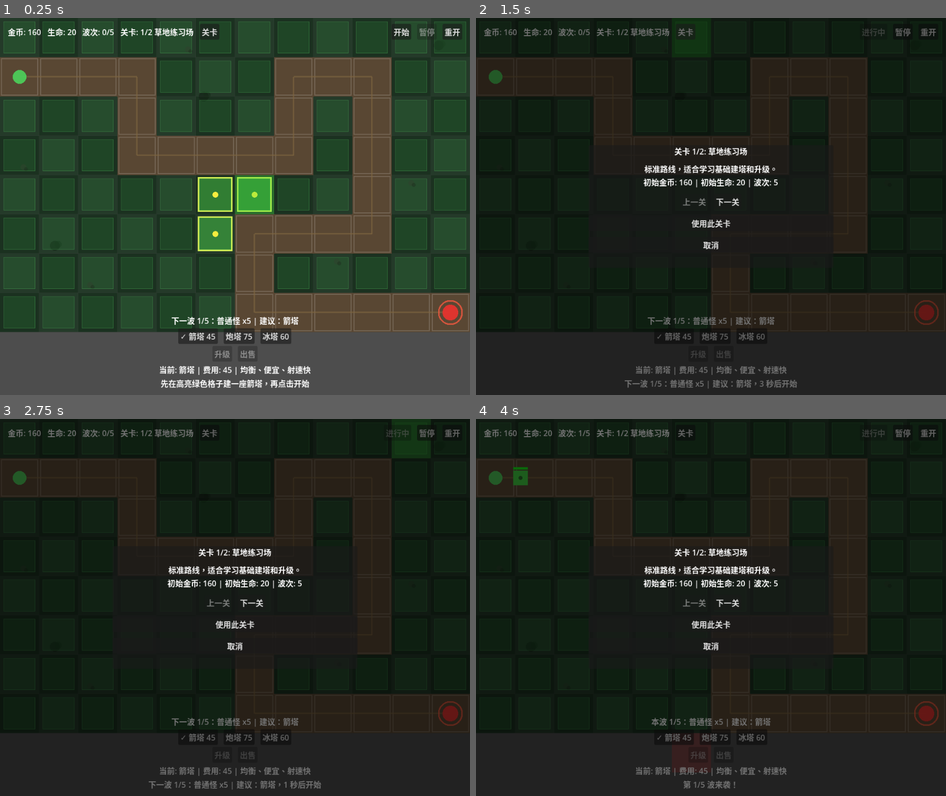
Above: before the commit, frames 1-4 (two rows, left to right).
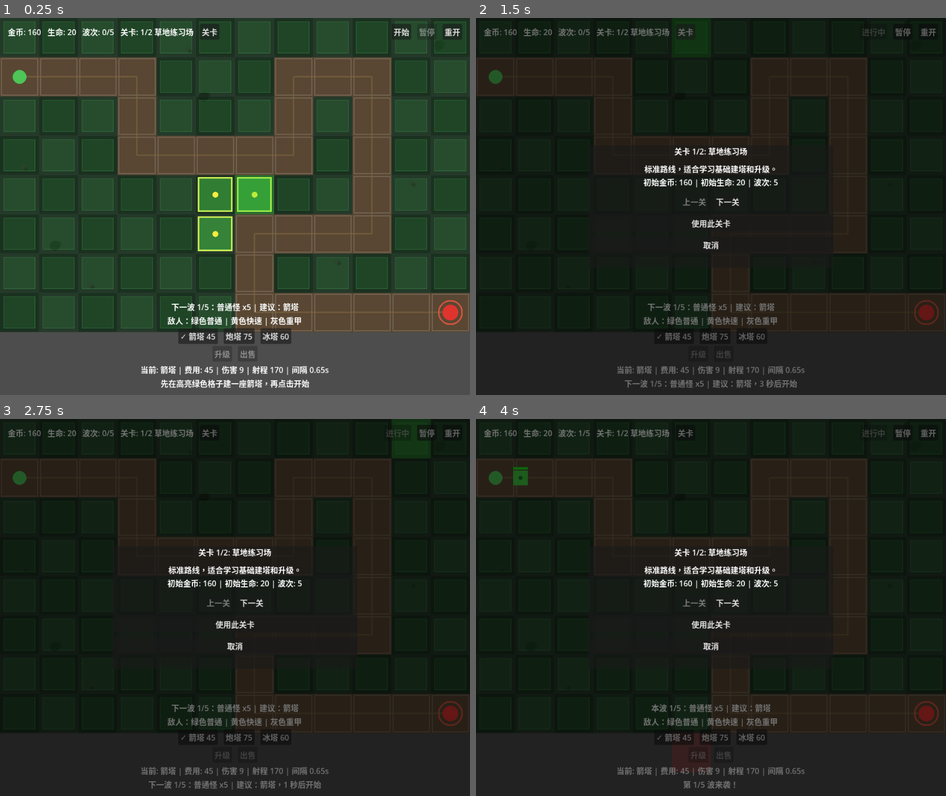
Above: after the commit, the same moments.

Repository: liang04/TowerDefense
Game: Godot game, scene res://scenes/main.tscn
The game is run twice, just before and just after one commit, with the same random seed, the same clock (stepped at 60 frames per second) and the same inputs.
Inputs:
- Up to frame 1 (0.25 s): no input
- Up to frame 2 (1.5 s): click "开始" at 0.5 s; click "关卡" at 1.25 s
- Up to frame 3 (2.75 s): click "暂停" at 2 s
- Up to frame 4 (4 s): click "重开" at 2.75 s; click "✓ 箭塔 45" at 3.5 s

The runs differ from the first frame. In frame 1, 1.3% of the frame differs, in the area x 30-70%, y 75-95%; in frame 2, 1.0%; in frame 3, 1.0%; in frame 4, 1.0%.

Commit message:
Show enemy legend and tower stats

Diff:
--- a/scenes/main.tscn
+++ b/scenes/main.tscn
@@ -99,6 +99,11 @@
 layout_mode = 2
 horizontal_alignment = 1
 text = "下一波 1/5：普通怪 x5 | 建议：箭塔"
+
+[node name="EnemyLegendLabel" type="Label" parent="HUD/MarginContainer/VBoxContainer"]
+layout_mode = 2
+horizontal_alignment = 1
+text = "敌人：绿色普通 | 黄色快速 | 灰色重甲"
 
 [node name="TowerBar" type="HBoxContainer" parent="HUD/MarginContainer/VBoxContainer"]
 layout_mode = 2
--- a/scripts/game_manager.gd
+++ b/scripts/game_manager.gd
@@ -185,6 +185,27 @@
 func get_tower_cost(tower_type: String) -> int:
 	return int(get_tower_config(tower_type)["cost"])
 
+func get_tower_stats_text(tower_type: String, tower_level: int = 1) -> String:
+	var config := get_tower_config(tower_type)
+	var level_scale := 1.0 + float(tower_level - 1) * 0.45
+	var range_bonus := float(tower_level - 1) * 14.0
+	var cooldown_scale := 1.0 - float(tower_level - 1) * 0.12
+	var damage := int(round(float(config["damage"]) * level_scale))
+	var attack_range := int(round(float(config["range"]) + range_bonus))
+	var cooldown := maxf(float(config["cooldown"]) * cooldown_scale, 0.18)
+	var slow_multiplier := float(config["slow_multiplier"])
+	var slow_duration := float(config["slow_duration"])
+	var parts: Array[String] = [
+		"伤害 %d" % damage,
+		"射程 %d" % attack_range,
+		"间隔 %.2fs" % cooldown,
+	]
+
+	if slow_duration > 0.0 and slow_multiplier < 1.0:
+		parts.append("减速 %d%% %.1fs" % [int(round((1.0 - slow_multiplier) * 100.0)), slow_duration])
+
+	return " | ".join(parts)
+
 func set_selected_tower_type(tower_type: String) -> void:
 	if not (tower_type in tower_configs):
 		return
--- a/scripts/hud.gd
+++ b/scripts/hud.gd
@@ -14,6 +14,7 @@
 @onready var wave_label: Label = $MarginContainer/VBoxContainer/TopBar/WaveLabel
 @onready var level_label: Label = $MarginContainer/VBoxContainer/TopBar/LevelLabel
 @onready var wave_preview_label: Label = $MarginContainer/VBoxContainer/WavePreviewLabel
+@onready var enemy_legend_label: Label = $MarginContainer/VBoxContainer/EnemyLegendLabel
 @onready var info_label: Label = $MarginContainer/VBoxContainer/InfoLabel
 @onready var message_label: Label = $MarginContainer/VBoxContainer/MessageLabel
 @onready var overlay: Control = $Overlay
@@ -109,6 +110,7 @@
 	lives_label.text = "生命: %d" % GameManager.lives
 	_update_wave_text(0)
 	_update_wave_preview(1, "下一波")
+	_update_enemy_legend()
 	_update_level_text()
 	_update_selected_tower_text()
 	set_start_wave_available(true)
@@ -172,13 +174,16 @@
 func _update_wave_preview(wave_num: int, prefix: String) -> void:
 	wave_preview_label.text = GameManager.get_wave_preview_text(wave_num, prefix)
 
+func _update_enemy_legend() -> void:
+	enemy_legend_label.text = "敌人：绿色普通 | 黄色快速 | 灰色重甲"
+
 func _update_selected_tower_text() -> void:
 	_selected_tower_for_actions = null
 	var config := GameManager.get_tower_config(GameManager.selected_tower_type)
 	info_label.text = "当前: %s | 费用: %d | %s" % [
 		String(config["name"]),
 		GameManager.get_tower_cost(GameManager.selected_tower_type),
-		String(config["description"]),
+		GameManager.get_tower_stats_text(GameManager.selected_tower_type),
 	]
 	_update_tower_buttons()
 	_update_action_buttons()
@@ -208,7 +213,7 @@
 
 	info_label.text = "选中: %s | %s | 出售: %d 金币" % [
 		String(tower.call("get_display_name")),
-		upgrade_text,
+		String(tower.call("get_stats_text")) + " | " + upgrade_text,
 		int(tower.call("get_sell_value")),
 	]
 	_update_action_buttons()
--- a/scripts/tower.gd
+++ b/scripts/tower.gd
@@ -130,6 +130,9 @@
 func get_display_name() -> String:
 	return "%s Lv.%d" % [tower_name, level]
 
+func get_stats_text() -> String:
+	return GameManager.get_tower_stats_text(tower_type, level)
+
 func _apply_config() -> void:
 	var config := GameManager.get_tower_config(tower_type)
 	var level_scale := 1.0 + float(level - 1) * 0.45
Not shown, changed: docs/game_design.md
